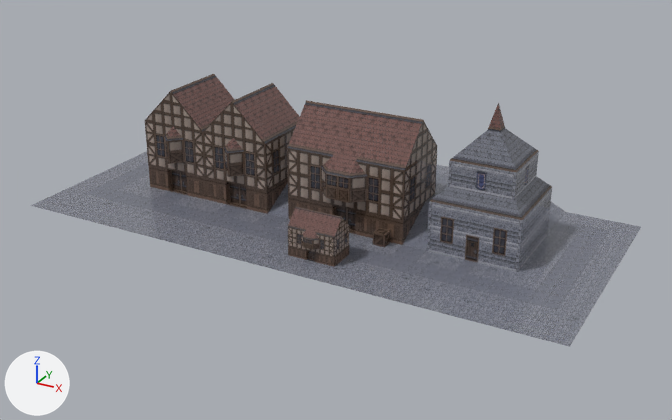
Before and after pictures for a commit that changed the glTF model public/glb/village-1.glb.
The view is the same before and after, from a 50 mm lens placed at (20.5, -54.2, 30.5), pointed at (-11.6, 4.2, 1.3). Lighting does not change. The marker at lower left points along +X, +Y and +Z. The picture after the commit comes second. Where no turn or scale is listed for an object, it has been applied to the vertices.

The first picture shows 'EntityCube.Home.001', 'EntityTrimesh.Business', 'EntityTrimesh.Home', 'EntityTrimesh.HomeLarge', 'EntityTrimesh.World' and 1 more.
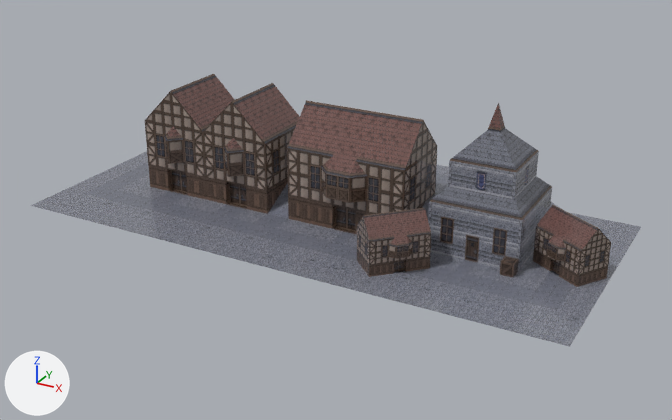
Commit message: Refactor cube center logic for multiple meshes

Pixel boxes [x1, y1, x2, y2] of what changed, in the pictures (672 x 420 px):
```json
{"object": "EntityCube.Home.001", "change": "moved, turned, rescaled", "before": [288, 206, 349, 267], "after": [357, 208, 431, 277]}
{"object": "EntityCube.Home.002", "change": "added", "after": [533, 205, 611, 287]}
{"object": "EntityCube.Crate.002", "change": "added", "after": [500, 256, 519, 277]}
```

The change, as JSON lines over the scene's bpy script:
```json
{"op": "add", "block": "me_mesh_013", "code": ["me_mesh_013 = bpy.data.meshes.new('Mesh.013')", "me_mesh_013.from_pydata(...)  # 301 vertices, 568 faces; spans x -2.66..2.69, y -2.35..2.41, z -1.92..2.21", "me_mesh_013.materials.append(mat_material)"]}
{"op": "add", "block": "me_mesh_014", "code": ["me_mesh_014 = bpy.data.meshes.new('Mesh.014')", "me_mesh_014.from_pydata(...)  # a box spanning x -0.5..0.5, y -0.5..0.5, z -0.5..0.5", "me_mesh_014.materials.append(mat_material)"]}
{"op": "set", "path": "ob_entitycube_home_001.location", "old": "(-10.0, -0.93, 0.0)", "new": "(-4.61, 0.5, 0.0)"}
{"op": "set", "path": "ob_entitycube_home_001.rotation_euler", "old": "(0.0, 0.0, 0.0)", "new": "(0.0, 0.0, 0.801)", "note": "degrees (0, 0, 0) -> degrees (0, 0, 46)"}
{"op": "set", "path": "ob_entitycube_home_001.scale", "old": "(0.385, 0.385, 0.385)", "new": "(0.459, 0.459, 0.459)"}
{"op": "add", "block": "ob_entitycube_home_002", "code": ["ob_entitycube_home_002 = bpy.data.objects.new('EntityCube.Home.002', me_mesh_013)", "ob_entitycube_home_002.location = (6.55, 5.62, 1.92)"]}
{"op": "add", "block": "ob_entitycube_crate_002", "code": ["ob_entitycube_crate_002 = bpy.data.objects.new('EntityCube.Crate.002', me_mesh_014)", "ob_entitycube_crate_002.location = (3.0, 3.0, 0.5)"]}
```
